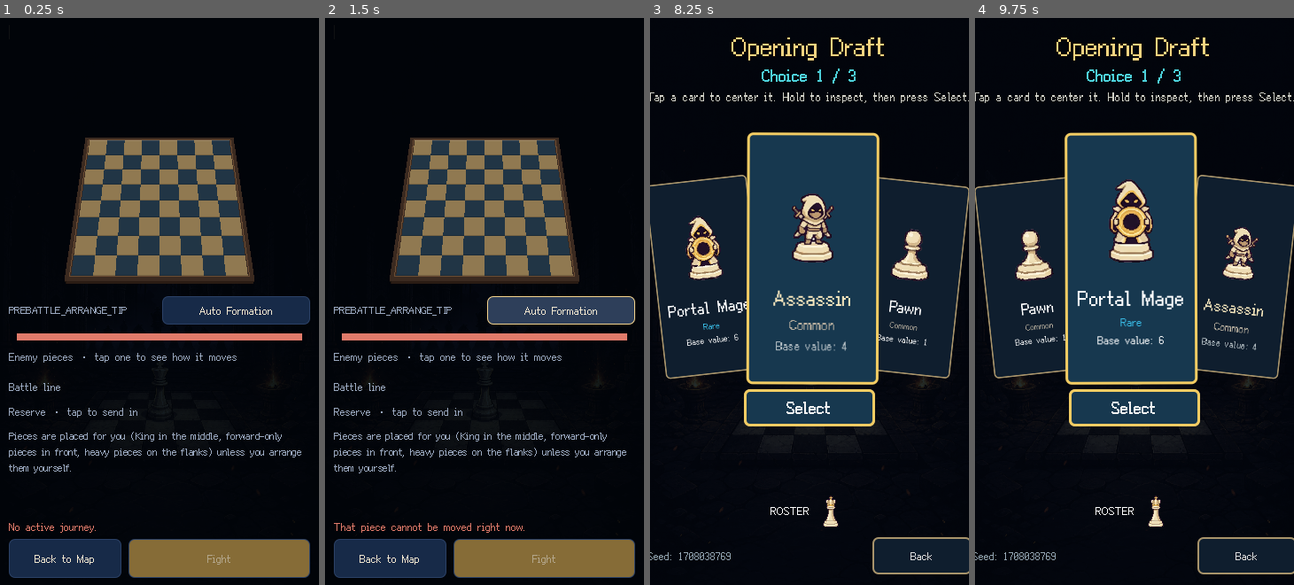
Above: before the commit, frames 1-4 (left to right).
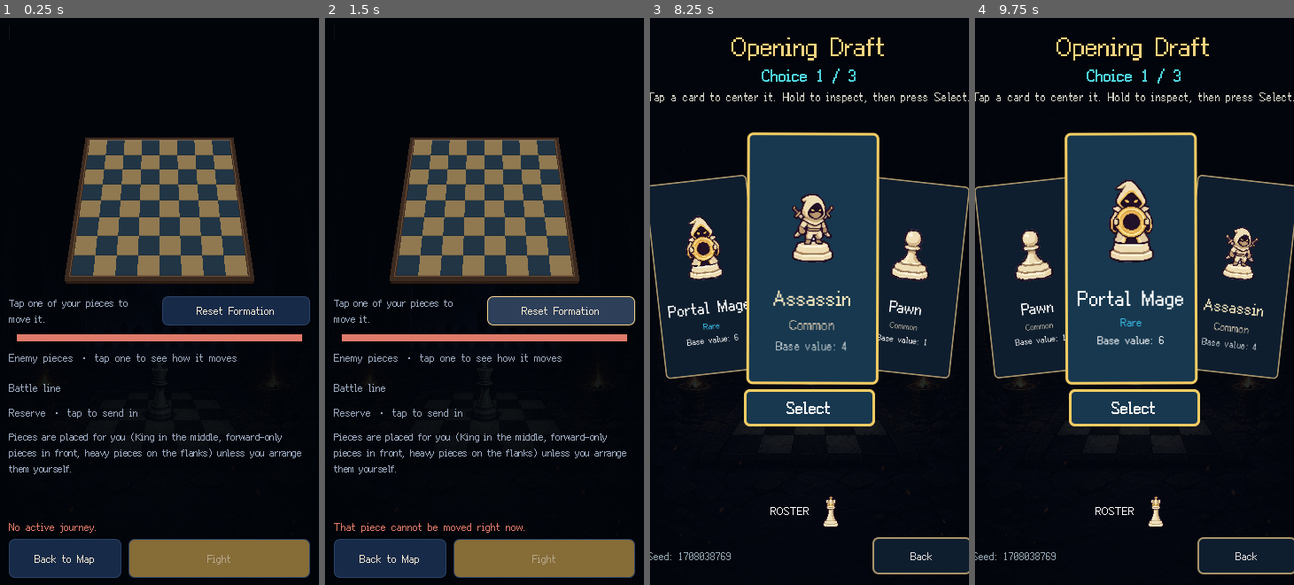
Above: after the commit, the same moments.

Repository: CapJunkrat/pixelking
Game: Godot game, scene res://scenes/run/PreBattleScene.tscn
Same seed, same stepped clock (60 frames per second), same inputs: the game is played once before the commit and once after it. This scene is started directly instead of the project's main scene. Sound files missing from this copy of the repository are replaced by a short silence.
Inputs (mouse positions are in pixels of both pictures, inside the frame that each line leads up to):
- Up to frame 1 (0.25 s): no input
- Up to frame 2 (1.5 s): click "Auto Formation" (after the commit: "Reset Formation") at 0.5 s; click "Auto Formation" (after the commit: "Reset Formation") at 1.25 s
- Up to frame 3 (8.25 s): click "Auto Formation" (after the commit: "Reset Formation") at 2 s; click "Back to Map" at 2.75 s; click "OK" at 3.5 s; click "Manage Roster" at 4.25 s; click "Return to Journey" at 5 s; move the mouse to (879, 273) at 5.77 s; click (879, 273) at 5.92 s; drag from (745, 329) to (793, 414) at 6.52 s; click (809, 352) at 7.25 s; click (713, 278) at 8 s
- Up to frame 4 (9.75 s): click (1230, 278) at 8.75 s; click (1230, 278) at 9.5 s

The runs differ from the first frame. In frame 1, 2.1% of the frame differs, in the area x 2-98%, y 49-81%; in frame 2, 2.1%; in frame 3, less than 0.1%; in frame 4, less than 0.1%.

Commit message:
feat: long-press a piece in battle to see how it moves, captures and what state it is in
Co-Authored-By: Claude Opus 5.5 <noreply@anthropic.com>
Claude-Session: https://claude.ai/code/session_012w4X79Jp4FAdeJJxKLYmvh

Diff:
--- a/scripts/autoload/Localization.gd
+++ b/scripts/autoload/Localization.gd
@@ -297,9 +297,9 @@
 			"PREBATTLE_RESERVE": "Reserve · tap to send in",
 			"PREBATTLE_FORMATION_NOTE": "Pieces are placed for you (King in the middle, forward-only pieces in front, heavy pieces on the flanks) unless you arrange them yourself.",
 			"PREBATTLE_BACK": "Back to Map",
-			"PREBATTLE_ARRANGE": "Arrange Pieces",
-			"PREBATTLE_AUTO_FORMATION": "Auto Formation",
-			"PREBATTLE_ARRANGE_HINT": "Tap one of your pieces, then a square in your two ranks. Your layout is kept for this journey.",
+			"PREBATTLE_ARRANGE_TIP": "Tap one of your pieces to move it.",
+			"PREBATTLE_AUTO_FORMATION": "Reset Formation",
+			"PREBATTLE_ARRANGE_HINT": "Now tap a square in your two ranks (or another piece to swap). Your layout is kept for this journey.",
 			"PREBATTLE_ARRANGE_ROWS": "Pieces can only stand in your bottom two ranks.",
 			"PREBATTLE_FIGHT": "Fight",
 			"PREBATTLE_POWER_MINE": "You %d",
@@ -384,6 +384,20 @@
 			"RESULT_BEST_CAPTURES": "%d captures",
 			"RESULT_GROWTH_EVOLVED": "Grew into %s",
 			"RESULT_GROWTH_LEARNED": "%s learned the %s's moves",
+			"PIECE_INFO_YOURS": "Your piece",
+			"PIECE_INFO_ENEMY": "Enemy piece",
+			"PIECE_INFO_KING": "King",
+			"PIECE_INFO_CLOSE": "Tap anywhere to close.",
+			"PIECE_INFO_LEGEND_MOVE": "Move",
+			"PIECE_INFO_LEGEND_ATTACK": "Capture",
+			"PIECE_INFO_LEGEND_BOTH": "Both",
+			"PIECE_INFO_SHIELDED": "Shielded: cannot be captured for %d more turn(s).",
+			"PIECE_INFO_FROZEN": "Frozen: cannot move for %d more turn(s).",
+			"PIECE_INFO_PINNED": "Held in place by an enemy next to it.",
+			"PIECE_INFO_SHELL": "Shell: survives %d more capture(s).",
+			"PIECE_INFO_REVIVES": "Returns to its starting square %d more time(s) after falling.",
+			"PIECE_INFO_GROWTH": "Growth: %d / %d captures to evolve.",
+			"PIECE_INFO_LEARNED": "Learned: %s",
 			"RESULT_REASON_EXECUTION": "The last defender fell, and the King was struck down.",
 			"RESULT_REASON_CHECKMATE": "Checkmate. There was no way out.",
 			"RESULT_REASON_KING_CAPTURED": "A King was taken.",
--- a/scripts/battle/BattleBoardView.gd
+++ b/scripts/battle/BattleBoardView.gd
@@ -8,6 +8,8 @@
 signal move_requested(from: Vector2i, to: Vector2i)
 signal item_target_requested(position: Vector2i)
 signal presentations_completed
+## A piece was held down long enough to ask what it does (works on either side's turn).
+signal piece_info_requested(square: Vector2i)
 
 const NO_SQUARE := Vector2i(-1, -1)
 const SELECTED_TINT := Color(0.88, 0.71, 0.36, 0.55)
@@ -23,6 +25,9 @@
 const PETRIFY_SECONDS := 0.8
 const CRACK_SECONDS := 0.4
 const GAZE_COLOR := Color(0.9, 1.0, 0.55)
+const LONG_PRESS_SECONDS := 0.45
+## A finger that drifts further than this (pixels) is not holding still.
+const LONG_PRESS_SLOP := 14.0
 
 @onready var piece_skin_manager: Node = get_node("/root/PieceSkinManager")
 
@@ -58,6 +63,10 @@
 var _stone_keys: Dictionary = {}
 ## Gorgon gaze beams in flight: [gorgon square, target square, seconds elapsed].
 var _gazes: Array = []
+## The piece being held down for its info card: square, where and how long.
+var _hold_square: Vector2i = NO_SQUARE
+var _hold_point: Vector2 = Vector2.ZERO
+var _hold_seconds: float = 0.0
 
 func _ready() -> void:
 	piece_skin_manager.connect("skin_changed", _on_skin_changed)
@@ -192,14 +201,49 @@
 # --- input ------------------------------------------------------------------
 
 func _gui_input(event: InputEvent) -> void:
+	var motion: InputEventMouseMotion = event as InputEventMouseMotion
+	if motion != null:
+		if _hold_square != NO_SQUARE and motion.position.distance_to(_hold_point) > LONG_PRESS_SLOP:
+			_hold_square = NO_SQUARE
+		return
 	var click: InputEventMouseButton = event as InputEventMouseButton
-	if click == null or not click.pressed or click.button_index != MOUSE_BUTTON_LEFT:
-		return
+	if click == null or click.button_index != MOUSE_BUTTON_LEFT:
+		return
+	if not click.pressed:
+		_hold_square = NO_SQUARE
+		return
+	_hold_square = piece_square_at(click.position)
+	_hold_point = click.position
+	_hold_seconds = 0.0
 	var square: Vector2i = square_at(click.position)
 	if square == NO_SQUARE:
 		return
 	accept_event()
 	_on_square_pressed(square)
+
+## The piece under a point, ignoring move targets (for long presses).
+func piece_square_at(point: Vector2) -> Vector2i:
+	if board == null:
+		return NO_SQUARE
+	for rank: int in range(board.board_size):
+		for file: int in range(board.board_size):
+			var square: Vector2i = Vector2i(file, rank)
+			var sprite: Sprite2D = _piece_sprites.get(square) as Sprite2D
+			if sprite != null and sprite.visible and BoardPainter.sprite_hit_rect(sprite).has_point(point):
+				return square
+	var ground: Vector2i = projection.screen_to_square(point)
+	return ground if ground != NO_SQUARE and board.get_piece(ground) != null else NO_SQUARE
+
+## Counts a held piece towards a long press. Split out so tests can drive time.
+func advance_hold(delta: float) -> void:
+	if _hold_square == NO_SQUARE or item_targeting:
+		return
+	_hold_seconds += delta
+	if _hold_seconds >= LONG_PRESS_SECONDS:
+		var square: Vector2i = _hold_square
+		_hold_square = NO_SQUARE
+		if board != null and board.get_piece(square) != null:
+			piece_info_requested.emit(square)
 
 func _on_square_pressed(board_position: Vector2i) -> void:
 	if board == null or not input_enabled or not board.in_bounds(board_position):
@@ -399,6 +443,7 @@
 	return NO_SQUARE
 
 func _process(delta: float) -> void:
+	advance_hold(delta)
 	if _gazes.is_empty():
 		return
 	for gaze: Array in _gazes:
--- a/scripts/battle/BattleController.gd
+++ b/scripts/battle/BattleController.gd
@@ -25,6 +25,7 @@
 var challenger_slots: Array[Button] = []
 var pending_item_slot: int = -1
 var _presentation_generation: int = 0
+var piece_info: PieceInfoPanel = null
 
 func _ready() -> void:
 	battle_hud.settings_requested.connect(settings_overlay.open)
@@ -34,6 +35,10 @@
 	challenger_slots = challenger_tray.slots()
 	board_view.move_requested.connect(_on_board_move_requested)
 	board_view.item_target_requested.connect(_on_item_target_requested)
+	piece_info = PieceInfoPanel.new()
+	piece_info.name = "PieceInfo"
+	add_child(piece_info)
+	board_view.piece_info_requested.connect(_on_piece_info_requested)
 	GameState.battle_events_emitted.connect(_on_battle_events_emitted)
 	board_view.setup(GameState.board, GameState.player_color)
 	_refresh_board()
@@ -61,7 +66,14 @@
 	if generation == _presentation_generation:
 		presentation_completed.emit()
 
+func _on_piece_info_requested(square: Vector2i) -> void:
+	piece_info.show_piece(GameState.board, square, GameState.player_color)
+
 func _unhandled_input(event: InputEvent) -> void:
+	if event.is_action_pressed("ui_cancel") and piece_info != null and piece_info.is_open():
+		piece_info.close()
+		get_viewport().set_input_as_handled()
+		return
 	if event.is_action_pressed("ui_cancel") and settings_overlay.is_open():
 		settings_overlay.close()
 		get_viewport().set_input_as_handled()
--- /dev/null
+++ b/scripts/battle/PieceInfoPanel.gd
@@ -0,0 +1,184 @@
+class_name PieceInfoPanel
+extends Control
+
+## Card shown when a piece on the battle board is long-pressed: what it is, where it
+## moves and captures (as a grid and in words), its traits and its state right now
+## (shield, freeze, shell, growth). Any tap closes it. Read-only: it never changes the
+## battle.
+
+const INK := Color("#f1e6cf")
+const MUTED := Color("#9aa8bf")
+const GOLD := Color("#e0b45c")
+const GOLD_SOFT := Color("#f5d58f")
+const ALLY := Color("#4fd1c5")
+const ENEMY := Color("#e07a6a")
+const PANEL := Color("#12203a")
+const LINE := Color("#2b4166")
+const GRID_SIZE := 7
+
+var shown_square: Vector2i = Vector2i(-1, -1)
+var _card: PanelContainer = null
+var _body: VBoxContainer = null
+
+func _ready() -> void:
+	set_anchors_and_offsets_preset(Control.PRESET_FULL_RECT)
+	mouse_filter = Control.MOUSE_FILTER_STOP
+	z_index = 50
+	visible = false
+	var shade: ColorRect = ColorRect.new()
+	shade.color = Color(0.02, 0.04, 0.08, 0.55)
+	shade.mouse_filter = Control.MOUSE_FILTER_IGNORE
+	shade.set_anchors_and_offsets_preset(Control.PRESET_FULL_RECT)
+	add_child(shade)
+	var center: CenterContainer = CenterContainer.new()
+	center.mouse_filter = Control.MOUSE_FILTER_IGNORE
+	center.set_anchors_and_offsets_preset(Control.PRESET_FULL_RECT)
+	add_child(center)
+	_card = PanelContainer.new()
+	_card.name = "Card"
+	_card.mouse_filter = Control.MOUSE_FILTER_IGNORE
+	_card.custom_minimum_size = Vector2(300, 0)
+	var style: StyleBoxFlat = StyleBoxFlat.new()
+	style.bg_color = PANEL
+	style.border_color = LINE
+	style.set_border_width_all(2)
+	style.set_corner_radius_all(8)
+	style.set_content_margin_all(12)
+	_card.add_theme_stylebox_override("panel", style)
+	center.add_child(_card)
+	_body = VBoxContainer.new()
+	_body.mouse_filter = Control.MOUSE_FILTER_IGNORE
+	_body.add_theme_constant_override("separation", 8)
+	_card.add_child(_body)
+
+func _gui_input(event: InputEvent) -> void:
+	var click: InputEventMouseButton = event as InputEventMouseButton
+	if click != null and click.pressed:
+		accept_event()
+		close()
+
+func is_open() -> bool:
+	return visible
+
+func close() -> void:
+	visible = false
+	shown_square = Vector2i(-1, -1)
+
+## Opens the card for the piece on `square`. Returns false when the square is empty.
+func show_piece(board: BoardState, square: Vector2i, player_color: int) -> bool:
+	var piece: ChessPiece = board.get_piece(square) if board != null else null
+	if piece == null:
+		return false
+	for child: Node in _body.get_children():
+		_body.remove_child(child)
+		child.queue_free()
+	var mine: bool = piece.color == player_color
+	var side_color: Color = ALLY if mine else ENEMY
+	(_card.get_theme_stylebox("panel") as StyleBoxFlat).border_color = side_color
+	var definition: PieceDef = piece.def
+
+	var head: HBoxContainer = HBoxContainer.new()
+	head.add_theme_constant_override("separation", 10)
+	var portrait: TextureRect = TextureRect.new()
+	portrait.texture = get_node("/root/PieceSkinManager").call("piece_texture", &"white" if piece.color == GameRules.PieceColor.WHITE else &"black", StringName(definition.id)) as Texture2D
+	portrait.custom_minimum_size = Vector2(48, 48)
+	portrait.expand_mode = TextureRect.EXPAND_IGNORE_SIZE
+	portrait.stretch_mode = TextureRect.STRETCH_KEEP_ASPECT_CENTERED
+	portrait.texture_filter = CanvasItem.TEXTURE_FILTER_NEAREST
+	head.add_child(portrait)
+	var titles: VBoxContainer = VBoxContainer.new()
+	titles.size_flags_horizontal = Control.SIZE_EXPAND_FILL
+	titles.add_child(_label(_t(String(definition.display_name_key)), 18, INK))
+	var side: String = _t("PIECE_INFO_YOURS" if mine else "PIECE_INFO_ENEMY")
+	var value_text: String = _t("PIECE_INFO_KING") if definition.is_king else _t("PREBATTLE_VALUE") % definition.base_value
+	titles.add_child(_label("%s · %s" % [side, value_text], 11, side_color))
+	head.add_child(titles)
+	_body.add_child(head)
+
+	var rules: HBoxContainer = HBoxContainer.new()
+	rules.add_theme_constant_override("separation", 10)
+	# The player's pieces advance up the screen, the enemy's down it.
+	var grid: GridContainer = PieceRulePreview.make_grid(definition.id, GRID_SIZE, 12.0, piece.color == player_color)
+	grid.size_flags_vertical = Control.SIZE_SHRINK_BEGIN
+	rules.add_child(grid)
+	var words: VBoxContainer = VBoxContainer.new()
+	words.size_flags_horizontal = Control.SIZE_EXPAND_FILL
+	words.add_theme_constant_override("separation", 4)
+	words.add_child(_label(_t(PieceRulePreview.move_key(definition)), 11, Color("#8fd8ee")))
+	words.add_child(_label(_t(PieceRulePreview.attack_key(definition)), 11, Color("#f0a397")))
+	words.add_child(_legend())
+	rules.add_child(words)
+	_body.add_child(rules)
+
+	var traits: Array[String] = []
+	for key: String in PieceRulePreview.ability_keys(definition):
+		if key != "CODEX_TRAIT_NONE":
+			traits.append("• " + _t(key))
+	if not traits.is_empty():
+		_body.add_child(_label("\n".join(traits), 11, GOLD_SOFT))
+
+	var status: Array[String] = status_lines(board, square)
+	if not status.is_empty():
+		_body.add_child(HSeparator.new())
+		_body.add_child(_label("\n".join(status), 11, INK))
+	_body.add_child(_label(_t("PIECE_INFO_CLOSE"), 10, MUTED))
+	shown_square = square
+	visible = true
+	return true
+
+## What is true of this piece right now, one line each.
+func status_lines(board: BoardState, square: Vector2i) -> Array[String]:
+	var lines: Array[String] = []
+	var piece: ChessPiece = board.get_piece(square)
+	if piece == null:
+		return lines
+	var serial: int = board.turn_serial
+	if piece.shield_until_serial > serial:
+		lines.append(_t("PIECE_INFO_SHIELDED") % _turns_left(piece.shield_until_serial - serial))
+	if piece.frozen_until_serial > serial:
+		lines.append(_t("PIECE_INFO_FROZEN") % _turns_left(piece.frozen_until_serial - serial))
+	elif board.is_piece_immobilized(square):
+		lines.append(_t("PIECE_INFO_PINNED"))
+	if piece.shell_left > 0:
+		lines.append(_t("PIECE_INFO_SHELL") % piece.shell_left)
+	if piece.revives_left > 0:
+		lines.append(_t("PIECE_INFO_REVIVES") % piece.revives_left)
+	if piece.def.evolve_at_captures > 0:
+		lines.append(_t("PIECE_INFO_GROWTH") % [piece.capture_count, piece.def.evolve_at_captures])
+	if not piece.learned_def_ids.is_empty():
+		var names: Array[String] = []
+		for id: String in piece.learned_def_ids:
+			var learned: PieceDef = PieceDefDatabase.get_def(id)
+			names.append(_t(String(learned.display_name_key)) if learned != null else id)
+		lines.append(_t("PIECE_INFO_LEARNED") % ", ".join(names))
+	return lines
+
+## Turn serials count every half-move; a side gets a turn every two.
+static func _turns_left(serials: int) -> int:
+	return maxi(1, ceili(serials / 2.0))
+
+func _legend() -> HBoxContainer:
+	var row: HBoxContainer = HBoxContainer.new()
+	row.add_theme_constant_override("separation", 6)
+	for entry: Array in [["move", "PIECE_INFO_LEGEND_MOVE"], ["attack", "PIECE_INFO_LEGEND_ATTACK"], ["both", "PIECE_INFO_LEGEND_BOTH"]]:
+		var swatch: ColorRect = ColorRect.new()
+		swatch.custom_minimum_size = Vector2(8, 8)
+		swatch.size_flags_vertical = Control.SIZE_SHRINK_CENTER
+		swatch.color = PieceRulePreview.PATTERN_COLORS[entry[0]]
+		row.add_child(swatch)
+		row.add_child(_label(_t(entry[1]), 9, MUTED))
+	return row
+
+func _label(text: String, size: int, color: Color) -> Label:
+	var label: Label = Label.new()
+	label.text = text
+	label.mouse_filter = Control.MOUSE_FILTER_IGNORE
+	label.autowrap_mode = TextServer.AUTOWRAP_WORD_SMART
+	label.custom_minimum_size = Vector2(10, 0)
+	label.size_flags_horizontal = Control.SIZE_EXPAND_FILL
+	label.add_theme_font_size_override("font_size", size)
+	label.add_theme_color_override("font_color", color)
+	return label
+
+func _t(key: String) -> String:
+	return Localization.text(key)
--- a/scripts/tests/runner/TestManifest.gd
+++ b/scripts/tests/runner/TestManifest.gd
@@ -43,6 +43,7 @@
 	{"path": "res://scripts/tests/integration/run/test_run_manager.gd", "layer": "integration", "domain": "run", "kind": "scene_tree"},
 	{"path": "res://scripts/tests/scenes/test_audio_settings.gd", "layer": "scene", "domain": "ui", "kind": "scene_tree", "serial": true},
 	{"path": "res://scripts/tests/scenes/test_battle_scene.gd", "layer": "scene", "domain": "battle", "kind": "scene_tree"},
+	{"path": "res://scripts/tests/scenes/test_piece_info.gd", "layer": "scene", "domain": "battle", "kind": "scene_tree"},
 	{"path": "res://scripts/tests/scenes/test_strike_presentation.gd", "layer": "scene", "domain": "battle", "kind": "scene_tree"},
 	{"path": "res://scripts/tests/scenes/test_strike_special_pieces.gd", "layer": "scene", "domain": "battle", "kind": "scene_tree", "slow": true},
 	{"path": "res://scripts/tests/scenes/test_strike_new_pieces_1.gd", "layer": "scene", "domain": "battle", "kind": "scene_tree", "slow": true},
--- /dev/null
+++ b/scripts/tests/scenes/test_piece_info.gd
@@ -0,0 +1,88 @@
+extends SceneTree
+
+## Long-pressing a piece in battle opens a card with how it moves and captures, its
+## traits and its current state; a quick tap still just selects it; any tap closes it.
+
+var failed: bool = false
+var _loc: Node = null
+
+func _initialize() -> void:
+	call_deferred("_run")
+
+func _run() -> void:
+	var game_state: Node = root.get_node("GameState")
+	_loc = root.get_node("Localization")
+	game_state.start_new_game()
+	var battle: Node = (load("res://scenes/battle/BattleScene.tscn") as PackedScene).instantiate()
+	root.add_child(battle)
+	await process_frame
+	var board_view: Node = battle.board_view
+	var info: Node = battle.piece_info
+	_expect(info != null and not info.is_open(), "the info card starts closed")
+
+	# A quick tap selects as before and opens nothing.
+	var knight: Sprite2D = board_view.get_node("PieceLayer/Piece_1_0") as Sprite2D
+	_press(board_view, knight.position + Vector2(0, -12), true)
+	board_view.advance_hold(0.1)
+	_press(board_view, knight.position + Vector2(0, -12), false)
+	board_view.advance_hold(1.0)
+	_expect(battle.selected_square == Vector2i(1, 0) and not info.is_open(), "a quick tap selects the knight without opening the card")
+
+	# Holding still opens the card for that piece.
+	knight = board_view.get_node("PieceLayer/Piece_1_0") as Sprite2D
+	_press(board_view, knight.position + Vector2(0, -12), true)
+	board_view.advance_hold(0.5)
+	await process_frame
+	_expect(info.is_open() and info.shown_square == Vector2i(1, 0), "holding a piece opens its card")
+	var text: String = _all_text(info)
+	_expect(_loc.text("DRAFT_MOVE_KNIGHT") in text and _loc.text("DRAFT_ATTACK_KNIGHT") in text, "the card explains how it moves and captures")
+	_expect(info.find_children("*", "GridContainer", true, false).size() == 1, "the card draws the move grid")
+	var close_tap: InputEventMouseButton = InputEventMouseButton.new()
+	close_tap.button_index = MOUSE_BUTTON_LEFT
+	close_tap.pressed = true
+	info._gui_input(close_tap)
+	_expect(not info.is_open(), "any tap closes the card")
+
+	# A finger that slides away is not a long press.
+	knight = board_view.get_node("PieceLayer/Piece_1_0") as Sprite2D
+	_press(board_view, knight.position + Vector2(0, -12), true)
+	var drift: InputEventMouseMotion = InputEventMouseMotion.new()
+	drift.position = knight.position + Vector2(40, -12)
+	board_view._gui_input(drift)
+	board_view.advance_hold(1.0)
+	_expect(not info.is_open(), "sliding the finger away cancels the long press")
+
+	# Enemy pieces can be inspected too, and their live state is listed.
+	var enemy_square: Vector2i = Vector2i(1, 7)
+	var enemy: ChessPiece = game_state.board.get_piece(enemy_square)
+	enemy.shield_until_serial = game_state.board.turn_serial + 3
+	enemy.frozen_until_serial = game_state.board.turn_serial + 2
+	_expect(info.show_piece(game_state.board, enemy_square, game_state.player_color), "an enemy piece opens a card")
+	text = _all_text(info)
+	_expect(_loc.text("PIECE_INFO_ENEMY") in text, "the card says whose piece it is")
+	_expect(_loc.text("PIECE_INFO_SHIELDED") % 2 in text and _loc.text("PIECE_INFO_FROZEN") % 1 in text, "the card lists shield and freeze with turns left")
+	_expect(not info.show_piece(game_state.board, Vector2i(4, 4), game_state.player_color), "an empty square opens nothing")
+
+	battle.queue_free()
+	print("[PASS] Piece info test" if not failed else "[FAIL] Piece info test")
+	quit(1 if failed else 0)
+
+func _press(view: Node, point: Vector2, down: bool) -> void:
+	var event: InputEventMouseButton = InputEventMouseButton.new()
+	event.button_index = MOUSE_BUTTON_LEFT
+	event.pressed = down
+	event.position = point
+	view._gui_input(event)
+
+func _all_text(node: Node) -> String:
+	var parts: Array[String] = []
+	for label: Node in node.find_children("*", "Label", true, false):
+		parts.append((label as Label).text)
+	return "\n".join(parts)
+
+func _expect(condition: bool, message: String) -> void:
+	if condition:
+		print("[PASS] ", message)
+	else:
+		failed = true
+		push_error(message)
--- a/scripts/ui/PieceRulePreview.gd
+++ b/scripts/ui/PieceRulePreview.gd
@@ -30,6 +30,30 @@
 			elif can_attack:
 				result[square - center] = "attack"
 	return result
+
+const PATTERN_COLORS := {"move": Color("#3fb6d8"), "attack": Color("#e07a6a"), "both": Color("#b07ae0")}
+const PATTERN_EMPTY := Color("#2a3550")
+const PATTERN_CENTER := Color("#e0b45c")
+
+## A small grid of where a piece moves (blue), captures (red) or both (purple).
+## `facing_up` draws a piece that advances up the screen (the player's side).
+static func make_grid(piece_def_id: String, grid_size: int, cell_px: float, facing_up: bool) -> GridContainer:
+	var grid: GridContainer = GridContainer.new()
+	grid.columns = grid_size
+	grid.add_theme_constant_override("h_separation", 2)
+	grid.add_theme_constant_override("v_separation", 2)
+	var marks: Dictionary = pattern(piece_def_id, grid_size)
+	var half: int = grid_size / 2
+	for row: int in range(grid_size):
+		var y: int = (half - row) if facing_up else (row - half)
+		for x: int in range(-half, half + 1):
+			var cell: ColorRect = ColorRect.new()
+			cell.custom_minimum_size = Vector2(cell_px, cell_px)
+			cell.mouse_filter = Control.MOUSE_FILTER_IGNORE
+			var kind: String = str(marks.get(Vector2i(x, y), ""))
+			cell.color = PATTERN_CENTER if x == 0 and y == 0 else PATTERN_COLORS.get(kind, PATTERN_EMPTY)
+			grid.add_child(cell)
+	return grid
 
 static func move_key(definition: PieceDef) -> String:
 	return "DRAFT_MOVE_%s" % definition.id.to_upper()
Not shown, added: scripts/battle/PieceInfoPanel.gd.uid
